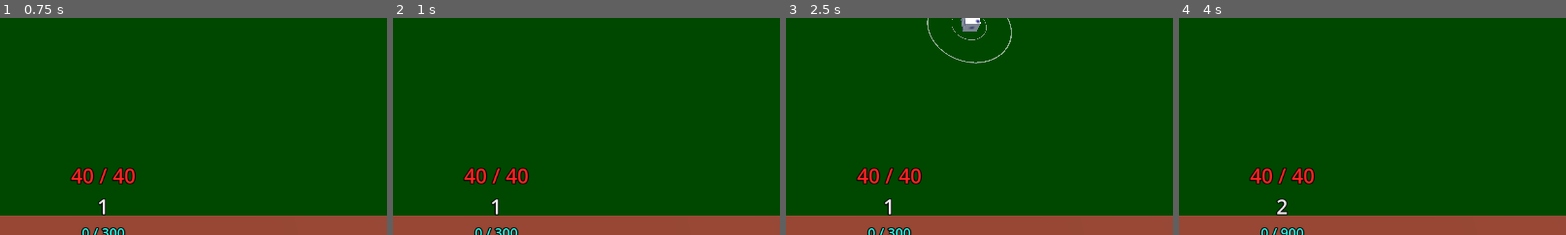
Above: before the commit, frames 1-4 (left to right).
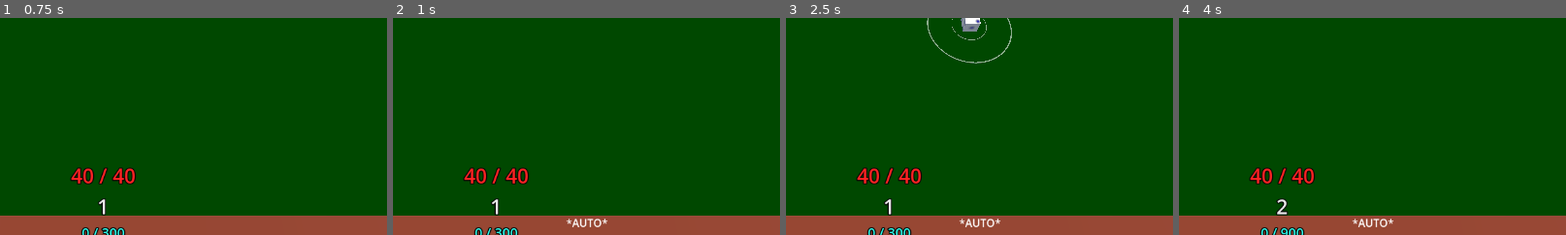
Above: after the commit, the same moments.

Repository: KamPit0605/gdc-project--dice-challenge
Game: Godot game, scene res://Scenes/game_scene.tscn
Two runs of this game, one before a commit and one after it. Both use one fixed random seed, a clock stepped at 60 frames per second and the inputs below.
Inputs (mouse positions are % of the whole screen's width and height, from its top left):
- Up to frame 1 (0.75 s): tap Enter (ui_accept) at 0.5 s; move the mouse to (72, 45) at 0.52 s; hold D (Move_Right) from 0.53 s (still down); click (72, 45) at 0.6 s
- Up to frame 2 (1 s): keep holding D (Move_Right); tap Enter (ui_accept) at 0.77 s; tap Z (Auto_Attack) at 0.8 s
- Up to frame 3 (2.5 s): move the mouse to (30, 55) at 1.27 s; release D (Move_Right) at 1.28 s; hold S (Move_Backward) 1.28-2.03 s; tap Z (Auto_Attack) at 1.35, 2.3 s; tap Enter (ui_accept) at 1.52 s; click (30, 55) at 1.55 s; move the mouse to (60, 28) at 2.02 s; hold D (Move_Right) from 2.03 s (still down); click (60, 28) at 2.1 s
- Up to frame 4 (4 s): move the mouse to (45, 70) at 2.77 s; release D (Move_Right) at 2.78 s; hold W (Move_Forward) 2.78-3.53 s; tap Z (Auto_Attack) at 2.85, 3.8 s; tap Enter (ui_accept) at 3.02, 3.77 s; click (45, 70) at 3.05 s; move the mouse to (80, 65) at 3.52 s; hold A (Move_Left) from 3.53 s (still down); tap L (Level Up) at 3.6 s
The pictures show only the part of the screen within x 37-87%, y 49-98%; the shares and areas given below are measured in that part.

Frame 1 is identical in both runs. In frame 2, 0.2% of the frame differs, in the area x 44-56%, y 92-97%; in frame 3, 0.2%; in frame 4, 0.2%.

Commit message:
2026-4-5 | Enemy Attacked Indicator & Auto Indicator

Diff:
--- a/Characters/Enemy/enemy_big_dice.tscn
+++ b/Characters/Enemy/enemy_big_dice.tscn
@@ -15,8 +15,17 @@
 [sub_resource type="BoxShape3D" id="BoxShape3D_wwsqc"]
 size = Vector3(1.05, 1.05, 1.05)
 
-[node name="enemyBig_dice" type="RigidBody3D" unique_id=1738791593 groups=["BigEnemy", "Enemies"]]
+[sub_resource type="BoxMesh" id="BoxMesh_5fh3b"]
+
+[sub_resource type="StandardMaterial3D" id="StandardMaterial3D_hw6mj"]
+
+[sub_resource type="StandardMaterial3D" id="StandardMaterial3D_thtfx"]
+albedo_color = Color(0.44705883, 0.43529412, 1, 1)
+
+[node name="enemyBig_dice" type="RigidBody3D" unique_id=1738791593 node_paths=PackedStringArray("AttackedMeshInstance", "CriticalAttackedMeshInstance") groups=["BigEnemy", "Enemies"]]
 script = ExtResource("1_el3yh")
+AttackedMeshInstance = NodePath("Attacked/AttackedMeshInstance")
+CriticalAttackedMeshInstance = NodePath("Attacked/CriticalAttackedMeshInstance")
 
 [node name="CollisionShape" type="CollisionShape3D" parent="." unique_id=506290660]
 shape = SubResource("BoxShape3D_w0rp6")
@@ -70,7 +79,23 @@
 transform = Transform3D(-1.1146404e-08, 0, 0.255, 0, 0.255, 0, -0.255, 0, -1.1146404e-08, 0.50267863, 0, 6.648898e-05)
 texture = ExtResource("2_5fh3b")
 
+[node name="Attacked" type="Node3D" parent="." unique_id=15782259]
+transform = Transform3D(1.51, 0, 0, 0, 1.51, 0, 0, 0, 1.51, 0, 0, 0)
+
+[node name="AttackedMeshInstance" type="MeshInstance3D" parent="Attacked" unique_id=480902643]
+visible = false
+mesh = SubResource("BoxMesh_5fh3b")
+surface_material_override/0 = SubResource("StandardMaterial3D_hw6mj")
+
+[node name="CriticalAttackedMeshInstance" type="MeshInstance3D" parent="Attacked" unique_id=642581361]
+visible = false
+mesh = SubResource("BoxMesh_5fh3b")
+surface_material_override/0 = SubResource("StandardMaterial3D_thtfx")
+
+[node name="AtackedTimer" type="Timer" parent="Attacked" unique_id=1790915743]
+
 [connection signal="area_entered" from="EnemyTrigger" to="." method="_on_enemy_trigger_area_entered"]
 [connection signal="area_exited" from="EnemyTrigger" to="." method="_on_enemy_trigger_area_exited"]
 [connection signal="timeout" from="DamageCooldown" to="." method="_on_damage_cooldown_timeout"]
 [connection signal="timeout" from="FollowingCooldown" to="." method="_on_following_cooldown_timeout"]
+[connection signal="timeout" from="Attacked/AtackedTimer" to="." method="_on_atacked_timer_timeout"]
--- a/Characters/Enemy/enemy_huge_dice.tscn
+++ b/Characters/Enemy/enemy_huge_dice.tscn
@@ -15,8 +15,17 @@
 [sub_resource type="BoxShape3D" id="BoxShape3D_wwsqc"]
 size = Vector3(1.05, 1.05, 1.05)
 
-[node name="enemyHuge_dice" type="RigidBody3D" unique_id=1738791593 groups=["BossEnemy", "Enemies"]]
+[sub_resource type="BoxMesh" id="BoxMesh_cyxb2"]
+
+[sub_resource type="StandardMaterial3D" id="StandardMaterial3D_s63ce"]
+
+[sub_resource type="StandardMaterial3D" id="StandardMaterial3D_rw8b6"]
+albedo_color = Color(0.44705883, 0.43529412, 1, 1)
+
+[node name="enemyHuge_dice" type="RigidBody3D" unique_id=1738791593 node_paths=PackedStringArray("AttackedMeshInstance", "CriticalAttackedMeshInstance") groups=["BossEnemy", "Enemies"]]
 script = ExtResource("1_t3ne1")
+AttackedMeshInstance = NodePath("Attacked/AttackedMeshInstance")
+CriticalAttackedMeshInstance = NodePath("Attacked/CriticalAttackedMeshInstance")
 
 [node name="CollisionShape" type="CollisionShape3D" parent="." unique_id=506290660]
 shape = SubResource("BoxShape3D_w0rp6")
@@ -70,7 +79,23 @@
 transform = Transform3D(-1.1146404e-08, 0, 0.255, 0, 0.255, 0, -0.255, 0, -1.1146404e-08, 0.50267863, 0, 6.648898e-05)
 texture = ExtResource("2_cyxb2")
 
+[node name="Attacked" type="Node3D" parent="." unique_id=170417179]
+transform = Transform3D(3.1, 0, 0, 0, 3.1, 0, 0, 0, 3.1, 0, 0, 0)
+
+[node name="AttackedMeshInstance" type="MeshInstance3D" parent="Attacked" unique_id=1860294093]
+visible = false
+mesh = SubResource("BoxMesh_cyxb2")
+surface_material_override/0 = SubResource("StandardMaterial3D_s63ce")
+
+[node name="CriticalAttackedMeshInstance" type="MeshInstance3D" parent="Attacked" unique_id=553797645]
+visible = false
+mesh = SubResource("BoxMesh_cyxb2")
+surface_material_override/0 = SubResource("StandardMaterial3D_rw8b6")
+
+[node name="AtackedTimer" type="Timer" parent="Attacked" unique_id=1349855924]
+
 [connection signal="area_entered" from="EnemyTrigger" to="." method="_on_enemy_trigger_area_entered"]
 [connection signal="area_exited" from="EnemyTrigger" to="." method="_on_enemy_trigger_area_exited"]
 [connection signal="timeout" from="DamageCooldown" to="." method="_on_damage_cooldown_timeout"]
 [connection signal="timeout" from="FollowingCooldown" to="." method="_on_following_cooldown_timeout"]
+[connection signal="timeout" from="Attacked/AtackedTimer" to="." method="_on_atacked_timer_timeout"]
--- a/Characters/Enemy/enemy_low_dice.tscn
+++ b/Characters/Enemy/enemy_low_dice.tscn
@@ -13,10 +13,19 @@
 [sub_resource type="BoxShape3D" id="BoxShape3D_wwsqc"]
 size = Vector3(1.05, 1.05, 1.05)
 
-[node name="enemyLow_dice" type="RigidBody3D" unique_id=1738791593 node_paths=PackedStringArray("Enemy", "EnemyTrigger") groups=["Enemies"]]
+[sub_resource type="BoxMesh" id="BoxMesh_fowbw"]
+
+[sub_resource type="StandardMaterial3D" id="StandardMaterial3D_nf3do"]
+
+[sub_resource type="StandardMaterial3D" id="StandardMaterial3D_hcbg1"]
+albedo_color = Color(0.44705883, 0.43529412, 1, 1)
+
+[node name="enemyLow_dice" type="RigidBody3D" unique_id=1738791593 node_paths=PackedStringArray("Enemy", "EnemyTrigger", "AttackedMeshInstance", "CriticalAttackedMeshInstance") groups=["Enemies"]]
 script = ExtResource("1_wwsqc")
 Enemy = NodePath(".")
 EnemyTrigger = NodePath("EnemyTrigger")
+AttackedMeshInstance = NodePath("Attacked/AttackedMeshInstance")
+CriticalAttackedMeshInstance = NodePath("Attacked/CriticalAttackedMeshInstance")
 
 [node name="CollisionShape" type="CollisionShape3D" parent="." unique_id=506290660]
 shape = SubResource("BoxShape3D_w0rp6")
@@ -68,7 +77,22 @@
 transform = Transform3D(-1.1146404e-08, 0, 0.255, 0, 0.255, 0, -0.255, 0, -1.1146404e-08, 0.50267863, 0, 6.648898e-05)
 texture = ExtResource("2_fowbw")
 
+[node name="Attacked" type="Node3D" parent="." unique_id=1390161964]
+
+[node name="AttackedMeshInstance" type="MeshInstance3D" parent="Attacked" unique_id=826167832]
+visible = false
+mesh = SubResource("BoxMesh_fowbw")
+surface_material_override/0 = SubResource("StandardMaterial3D_nf3do")
+
+[node name="CriticalAttackedMeshInstance" type="MeshInstance3D" parent="Attacked" unique_id=1079683112]
+visible = false
+mesh = SubResource("BoxMesh_fowbw")
+surface_material_override/0 = SubResource("StandardMaterial3D_hcbg1")
+
+[node name="AtackedTimer" type="Timer" parent="Attacked" unique_id=81216072]
+
 [connection signal="area_entered" from="EnemyTrigger" to="." method="_on_enemy_trigger_area_entered"]
 [connection signal="area_exited" from="EnemyTrigger" to="." method="_on_enemy_trigger_area_exited"]
 [connection signal="timeout" from="DamageCooldown" to="." method="_on_damage_cooldown_timeout"]
 [connection signal="timeout" from="FollowingCooldown" to="." method="_on_following_cooldown_timeout"]
+[connection signal="timeout" from="Attacked/AtackedTimer" to="." method="_on_atacked_timer_timeout"]
--- a/Characters/Enemy/enemy_strong_dice.tscn
+++ b/Characters/Enemy/enemy_strong_dice.tscn
@@ -13,8 +13,17 @@
 [sub_resource type="BoxShape3D" id="BoxShape3D_wwsqc"]
 size = Vector3(1.05, 1.05, 1.05)
 
-[node name="enemyStrong_dice" type="RigidBody3D" unique_id=1738791593 groups=["Enemies", "StrongEnemy"]]
+[sub_resource type="BoxMesh" id="BoxMesh_dmmn1"]
+
+[sub_resource type="StandardMaterial3D" id="StandardMaterial3D_501ca"]
+
+[sub_resource type="StandardMaterial3D" id="StandardMaterial3D_cu6st"]
+albedo_color = Color(0.44705883, 0.43529412, 1, 1)
+
+[node name="enemyStrong_dice" type="RigidBody3D" unique_id=1738791593 node_paths=PackedStringArray("AttackedMeshInstance", "CriticalAttackedMeshInstance") groups=["Enemies", "StrongEnemy"]]
 script = ExtResource("1_xuio4")
+AttackedMeshInstance = NodePath("Attacked/AttackedMeshInstance")
+CriticalAttackedMeshInstance = NodePath("Attacked/CriticalAttackedMeshInstance")
 
 [node name="CollisionShape" type="CollisionShape3D" parent="." unique_id=506290660]
 shape = SubResource("BoxShape3D_w0rp6")
@@ -66,7 +75,23 @@
 transform = Transform3D(-1.1146404e-08, 0, 0.255, 0, 0.255, 0, -0.255, 0, -1.1146404e-08, 0.50267863, 0, 6.648898e-05)
 texture = ExtResource("2_dmmn1")
 
+[node name="Attacked" type="Node3D" parent="." unique_id=1934185656]
+transform = Transform3D(1.015, 0, 0, 0, 1.015, 0, 0, 0, 1.015, 0, 0, 0)
+
+[node name="AttackedMeshInstance" type="MeshInstance3D" parent="Attacked" unique_id=1459164048]
+visible = false
+mesh = SubResource("BoxMesh_dmmn1")
+surface_material_override/0 = SubResource("StandardMaterial3D_501ca")
+
+[node name="CriticalAttackedMeshInstance" type="MeshInstance3D" parent="Attacked" unique_id=780961435]
+visible = false
+mesh = SubResource("BoxMesh_dmmn1")
+surface_material_override/0 = SubResource("StandardMaterial3D_cu6st")
+
+[node name="AtackedTimer" type="Timer" parent="Attacked" unique_id=1891042859]
+
 [connection signal="area_entered" from="EnemyTrigger" to="." method="_on_enemy_trigger_area_entered"]
 [connection signal="area_exited" from="EnemyTrigger" to="." method="_on_enemy_trigger_area_exited"]
 [connection signal="timeout" from="DamageCooldown" to="." method="_on_damage_cooldown_timeout"]
 [connection signal="timeout" from="FollowingCooldown" to="." method="_on_following_cooldown_timeout"]
+[connection signal="timeout" from="Attacked/AtackedTimer" to="." method="_on_atacked_timer_timeout"]
--- a/Scripts/Enemy/enemy_big_dice.gd
+++ b/Scripts/Enemy/enemy_big_dice.gd
@@ -26,6 +26,10 @@
 #--ATTACK DICE MULTIPLYER--
 var AttackDiceMult: float = 1.0
 
+#--ATTACKED--
+@export var AttackedMeshInstance = MeshInstance3D
+@export var CriticalAttackedMeshInstance = MeshInstance3D
+@onready var AttackedTimer = $Attacked/AtackedTimer
 
 #--PLAYER FOLLOW--
 var Player: CharacterBody3D #@export
@@ -63,6 +67,8 @@
 		DamageLabel.visible = true
 		_followcooldown(0.5)
 		#print("OUCH!")
+		AttackedTimer.start(0.25)
+		_attackvisual()
 		DamageCooldown = true
 
 	_critical()
@@ -110,6 +116,12 @@
 			AttackDiceMult = 2.0
 		elif (GlobalDiceScript.AttackDNum == 1):
 			AttackDiceMult = 0.5
+
+func _attackvisual():
+	if CRIT == 2:
+		CriticalAttackedMeshInstance.visible = true
+	else:
+		AttackedMeshInstance.visible = true
 
 func _triggerAdjust():
 	pass
@@ -170,3 +182,8 @@
 func _on_following_cooldown_timeout():
 	#if Cloned:
 		FollowPlayer = true
+
+
+func _on_atacked_timer_timeout():
+	AttackedMeshInstance.visible = false
+	CriticalAttackedMeshInstance.visible = false
--- a/Scripts/Enemy/enemy_huge_dice.gd
+++ b/Scripts/Enemy/enemy_huge_dice.gd
@@ -26,6 +26,10 @@
 #--ATTACK DICE MULTIPLYER--
 var AttackDiceMult: float = 1.0
 
+#--ATTACKED--
+@export var AttackedMeshInstance = MeshInstance3D
+@export var CriticalAttackedMeshInstance = MeshInstance3D
+@onready var AttackedTimer = $Attacked/AtackedTimer
 
 #--PLAYER FOLLOW--
 var Player: CharacterBody3D #@export
@@ -63,6 +67,8 @@
 		DamageLabel.visible = true
 		_followcooldown(0.5)
 		#print("OUCH!")
+		AttackedTimer.start(0.25)
+		_attackvisual()
 		DamageCooldown = true
 
 	_critical()
@@ -110,6 +116,12 @@
 			AttackDiceMult = 2.0
 		elif (GlobalDiceScript.AttackDNum == 1):
 			AttackDiceMult = 0.5
+
+func _attackvisual():
+	if CRIT == 2:
+		CriticalAttackedMeshInstance.visible = true
+	else:
+		AttackedMeshInstance.visible = true
 
 func _triggerAdjust():
 	pass
@@ -170,3 +182,8 @@
 func _on_following_cooldown_timeout():
 	#if Cloned:
 		FollowPlayer = true
+
+
+func _on_atacked_timer_timeout():
+	AttackedMeshInstance.visible = false
+	CriticalAttackedMeshInstance.visible = false
--- a/Scripts/Enemy/enemy_low_dice.gd
+++ b/Scripts/Enemy/enemy_low_dice.gd
@@ -26,6 +26,10 @@
 #--ATTACK DICE MULTIPLYER--
 var AttackDiceMult: float = 1.0
 
+#--ATTACKED--
+@export var AttackedMeshInstance = MeshInstance3D
+@export var CriticalAttackedMeshInstance = MeshInstance3D
+@onready var AttackedTimer = $Attacked/AtackedTimer
 
 #--PLAYER FOLLOW--
 var Player: CharacterBody3D #@export
@@ -63,6 +67,8 @@
 		DamageLabel.visible = true
 		_followcooldown(0.5)
 		#print("OUCH!")
+		AttackedTimer.start(0.25)
+		_attackvisual()
 		DamageCooldown = true
 
 	_critical()
@@ -97,7 +103,7 @@
 
 func _critical():
 	if GlobalPlayerScript.criticalHit_indicator == true:
-		CRIT = 2
+		CRIT = 2 #damage multiplier
 	else:
 		CRIT = 1
 func _attackDiceMult():
@@ -110,6 +116,12 @@
 			AttackDiceMult = 2.0
 		elif (GlobalDiceScript.AttackDNum == 1):
 			AttackDiceMult = 0.5
+
+func _attackvisual():
+	if CRIT == 2:
+		CriticalAttackedMeshInstance.visible = true
+	else:
+		AttackedMeshInstance.visible = true
 
 func _triggerAdjust():
 	pass
@@ -171,3 +183,8 @@
 func _on_following_cooldown_timeout():
 	#if Cloned:
 		FollowPlayer = true
+
+
+func _on_atacked_timer_timeout():
+	AttackedMeshInstance.visible = false
+	CriticalAttackedMeshInstance.visible = false
--- a/Scripts/Enemy/enemy_strong_dice.gd
+++ b/Scripts/Enemy/enemy_strong_dice.gd
@@ -26,6 +26,10 @@
 #--ATTACK DICE MULTIPLYER--
 var AttackDiceMult: float = 1.0
 
+#--ATTACKED--
+@export var AttackedMeshInstance = MeshInstance3D
+@export var CriticalAttackedMeshInstance = MeshInstance3D
+@onready var AttackedTimer = $Attacked/AtackedTimer
 
 #--PLAYER FOLLOW--
 var Player: CharacterBody3D #@export
@@ -63,6 +67,8 @@
 		DamageLabel.visible = true
 		_followcooldown(0.5)
 		#print("OUCH!")
+		AttackedTimer.start(0.25)
+		_attackvisual()
 		DamageCooldown = true
 
 	_critical()
@@ -110,6 +116,12 @@
 			AttackDiceMult = 2.0
 		elif (GlobalDiceScript.AttackDNum == 1):
 			AttackDiceMult = 0.5
+
+func _attackvisual():
+	if CRIT == 2:
+		CriticalAttackedMeshInstance.visible = true
+	else:
+		AttackedMeshInstance.visible = true
 
 func _triggerAdjust():
 	pass
@@ -170,3 +182,8 @@
 func _on_following_cooldown_timeout():
 	#if Cloned:
 		FollowPlayer = true
+
+
+func _on_atacked_timer_timeout():
+	AttackedMeshInstance.visible = false
+	CriticalAttackedMeshInstance.visible = false
--- a/Scripts/Player/Global_PlayerScript.gd
+++ b/Scripts/Player/Global_PlayerScript.gd
@@ -15,6 +15,8 @@
 var GainHealthBool: bool
 
 var criticalHit_indicator: bool
+
+var autoAttacking_indicator: bool
 
 # Called when the node enters the scene tree for the first time.
 func _ready():
--- a/Scripts/Player/player_dice.gd
+++ b/Scripts/Player/player_dice.gd
@@ -72,8 +72,10 @@
 	if Input.is_action_just_pressed('Auto_Attack'):
 		if !EnableAutoAttack:
 			EnableAutoAttack = true
+			GlobalPlayerScript.autoAttacking_indicator = true
 		else:
 			EnableAutoAttack = false
+			GlobalPlayerScript.autoAttacking_indicator = false
 
 	PlayerHealth()
 	_defenseDice()
--- a/Scripts/UI/UiScript.gd
+++ b/Scripts/UI/UiScript.gd
@@ -32,9 +32,11 @@
 @onready var CriticalTimer = $CriticalTimer
 var CriticalBool: bool = false
 
+@onready var autoAttackUI = $AutoAttackIndicator/AutoAttack
+
 @onready var TimerUI = $VBoxContainer/TimerUI
 @onready var OverTimerUI = $VBoxContainer/OverTimerUI
-@export var timeInSeconds: int = 2
+@export var timeInSeconds: int = 300
 @export var overTimeInSeconds: int = 0
 var TimerBool: bool
 var OverTimerBool: bool
@@ -86,6 +88,7 @@
 	CriticalDisplay()
 	_timerSetup()
 	_timeToOvertime()
+	autoAttacking()
 	#pass
 
 func _takingDamage():
@@ -164,3 +167,9 @@
 	if OverTimerBool == true:
 		timeInSeconds += 1
 		OverTimerUI.text = "+"+'%01d:%02d' % [m,s]
+
+func autoAttacking():
+	if GlobalPlayerScript.autoAttacking_indicator == true:
+		autoAttackUI.visible = true
+	else:
+		autoAttackUI.visible = false
--- a/UI/ui.tscn
+++ b/UI/ui.tscn
@@ -501,5 +501,26 @@
 text = "CRITICAL..."
 label_settings = SubResource("LabelSettings_nm1m0")
 
+[node name="AutoAttackIndicator" type="Control" parent="." unique_id=291471462]
+layout_mode = 1
+anchor_left = 0.59000003
+anchor_top = 1.0
+anchor_right = 0.59000003
+anchor_bottom = 1.0
+offset_left = 0.3199463
+offset_top = -40.0
+offset_right = 40.319946
+grow_horizontal = 2
+grow_vertical = 0
+
+[node name="AutoAttack" type="Label" parent="AutoAttackIndicator" unique_id=726713909]
+visible = false
+layout_mode = 0
+offset_right = 40.0
+offset_bottom = 23.0
+text = "*AUTO*"
+horizontal_alignment = 1
+vertical_alignment = 1
+
 [connection signal="timeout" from="HurtIndicatorTimer" to="." method="_on_hurt_indicator_timer_timeout"]
 [connection signal="timeout" from="CriticalTimer" to="." method="_on_critical_timer_timeout"]
